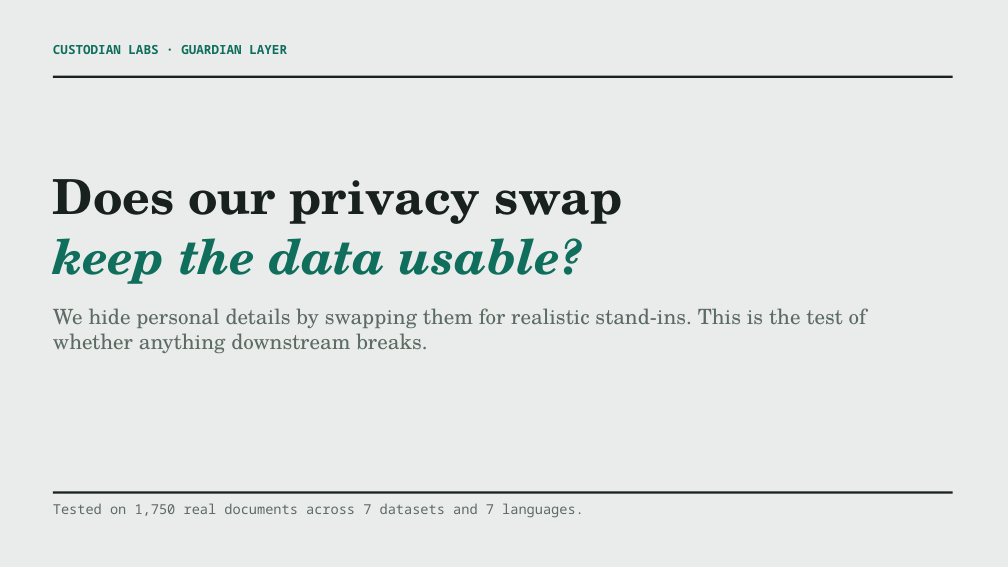
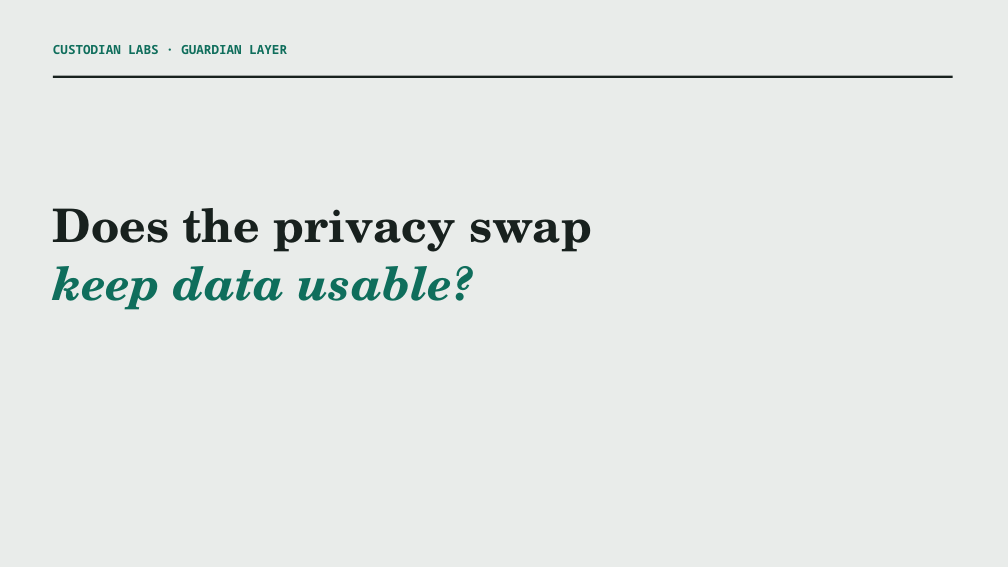
Before and after one commit to Custodian-Labs/guardian-layer-phi-benchmark, a slide deck: slide 1 of docs/guardian_layer_deck.pptx. Drawn at 1008x567 pixels with LibreOffice and Linux fonts; fonts in the diff are those of the drawing. Boxes give left, top, right and bottom in pixels: in the first picture for what was removed or moved away, otherwise in the second. Text is boxed around its words. In the diff, an @@ line names an element or a change of style, - is before the commit and + after.

```diff
--- a/docs/guardian_layer_deck.pptx
+++ b/docs/guardian_layer_deck.pptx
@@ text at bbox=[53, 208, 592, 310]: text changed; size 20 to 44 pt; text colour #5C6B64 to #18211E; bold on @@
-Does our privacy swap
-keep the data usable?
-We hide personal details by swapping them for realistic stand-ins. This is the test of whether anything downstream breaks.
+Does the privacy swap
+keep data usable?
@@ rectangle removed at bbox=[53, 492, 953, 494] @@
@@ text removed at bbox=[53, 503, 584, 518] @@
-Tested on 1,750 real documents across 7 datasets and 7 languages.
```
Also in this commit, not shown: 3 other slides changed, 1 slide added, 2 slides removed, 6 other files.
